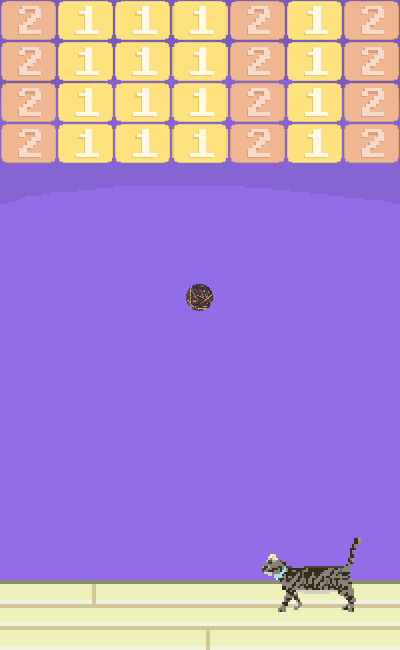
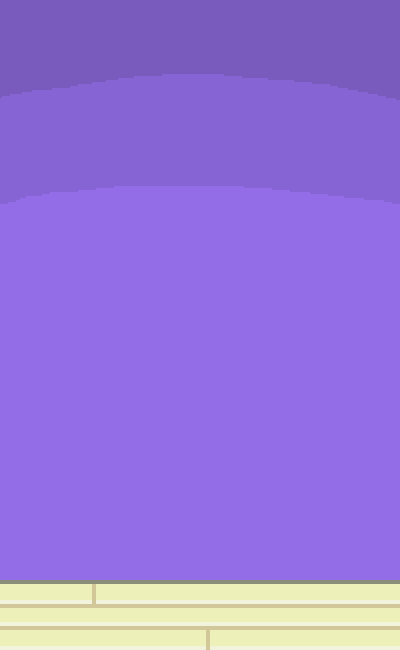
Revision of a layered 400 x 650 image; what changed, layer by layer:
hid "Modified cat 1 double" over bbox(243, 538, 361, 622)
hid "Yarn ball" over bbox(186, 284, 213, 311)
hid group "1Blocks copy 3" (4 layers) over bbox(58, 124, 342, 163)
hid group "2Blocks copy 3" (3 layers) over bbox(1, 124, 399, 163)
hid group "1Blocks copy 2" (4 layers) over bbox(58, 83, 342, 122)
hid group "2Blocks copy 2" (3 layers) over bbox(1, 83, 399, 122)
hid group "1Blocks copy" (4 layers) over bbox(58, 42, 342, 81)
hid group "2Blocks copy" (3 layers) over bbox(1, 42, 399, 81)
hid group "1Blocks" (4 layers) over bbox(58, 1, 342, 40)
hid group "2Blocks" (3 layers) over bbox(1, 1, 399, 40)
